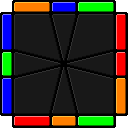
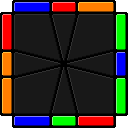
Layered file, before and after one edit (w=128, h=128). Changes by layer:
painted on "color" over [2, 2, 126, 126]
